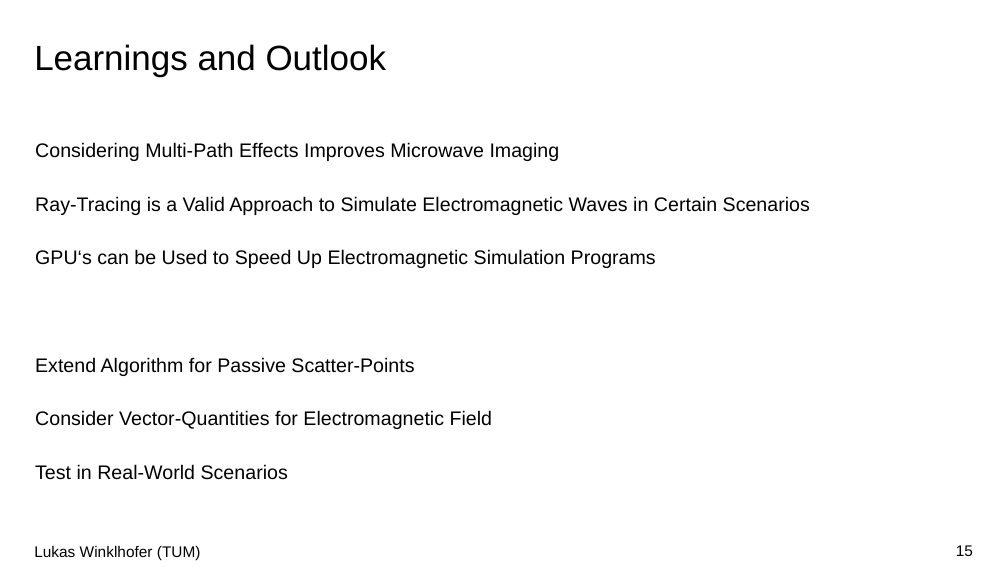
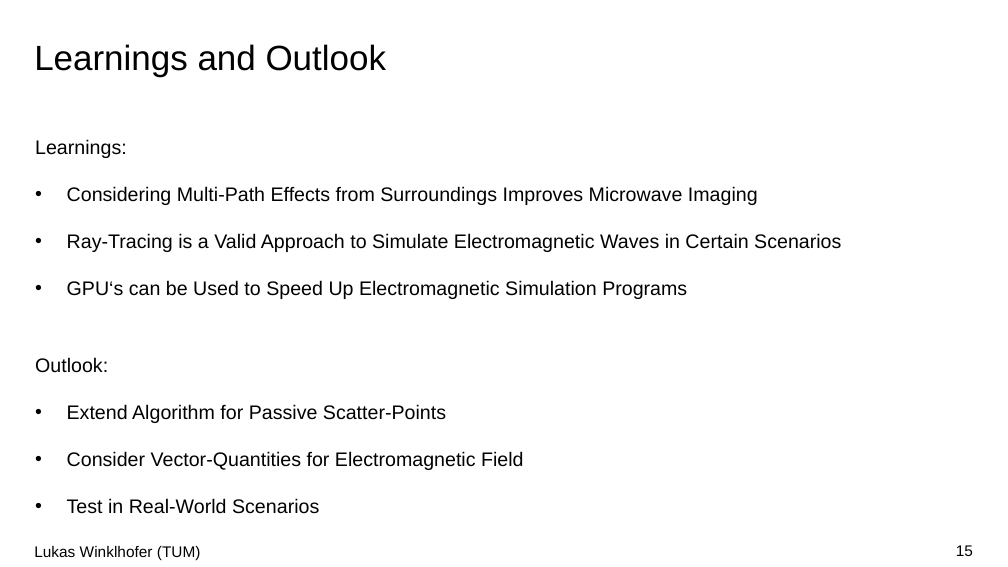
Before and after one commit to luwi10/tum-thesis-latex, a slide deck: slide 15 of Praesentation.pptx. Drawn at 1008x567 pixels with LibreOffice and Linux fonts; fonts in the diff are those of the drawing; background and template pictures are left out. Boxes give left, top, right and bottom in pixels: in the first picture for what was removed or moved away, otherwise in the second. Text is boxed around its words. In the diff, an @@ line names an element or a change of style, - is before the commit and + after.

```diff
--- a/Praesentation.pptx
+++ b/Praesentation.pptx
@@ text at (x1=35, y1=139, x2=758, y2=205): text changed @@
-Considering Multi-Path Effects Improves Microwave Imaging
+Learnings:
+• Considering Multi-Path Effects from Surroundings Improves Microwave Imaging
@@ text at (x1=67, y1=233, x2=841, y2=514): bullet none to •; line spacing 1.14 to 1 @@
@@ text at (x1=35, y1=357, x2=108, y2=373): paragraph added @@
+Outlook:
```
Also in this commit, not shown: 2 other files.
